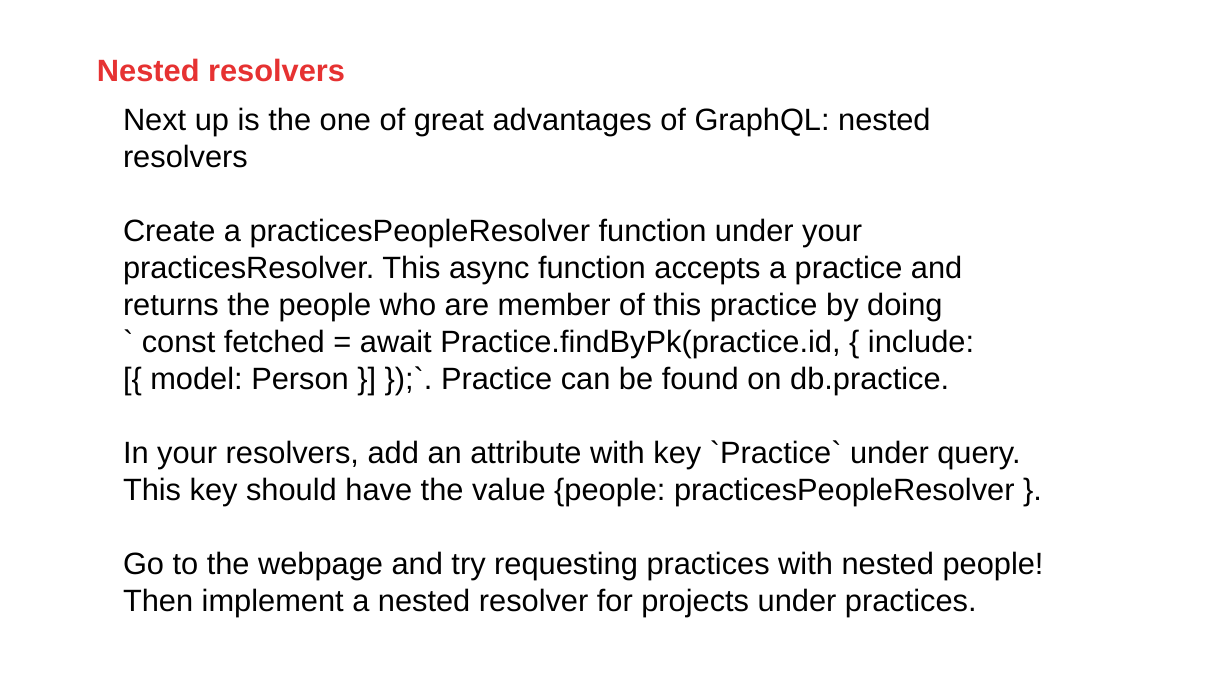
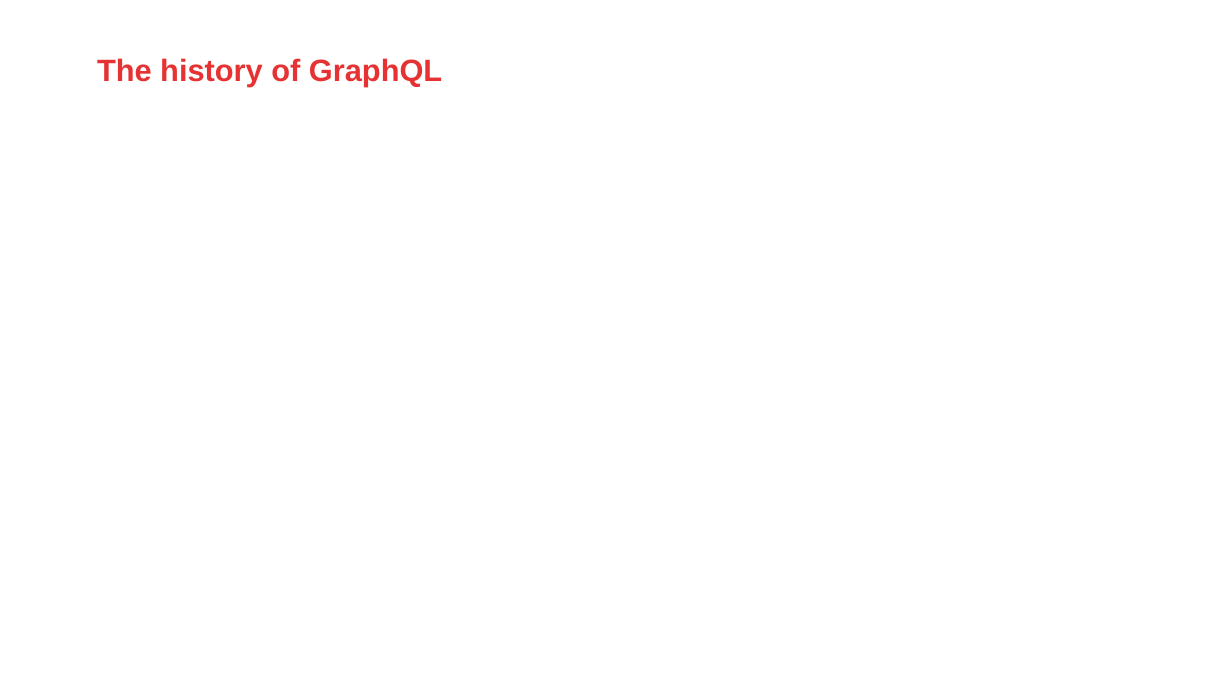
Before and after one commit to AMIS-Services/sig-graphql, a slide deck: slide 2 of slides/graphq-slides.pptx (slide 7 before the commit). Drawn at 1232x693 pixels with LibreOffice and Linux fonts; fonts in the diff are those of the drawing; background and template pictures are left out. Boxes give left, top, right and bottom in pixels: in the first picture for what was removed or moved away, otherwise in the second. Text is boxed around its words. In the diff, an @@ line names an element or a change of style, - is before the commit and + after.

```diff
--- a/slides/graphq-slides.pptx
+++ b/slides/graphq-slides.pptx
@@ text at [97,58,442,87]: text changed @@
-Nested resolvers
+The history of GraphQL
@@ text removed at [123,107,1044,616] @@
-Next up is the one of great advantages of GraphQL: nested resolvers
-Create a practicesPeopleResolver function under your practicesResolver. This async function accepts a practice and returns the people who are member of this practice by doing
-` const fetched = await Practice.findByPk(practice.id, { include: [{ model: Person }] });`. Practice can be found on db.practice.
-In your resolvers, add an attribute with key `Practice` under query. This key should have the value {people: practicesPeopleResolver }.
-Go to the webpage and try requesting practices with nested people!
-Then implement a nested resolver for projects under practices.
```
Also in this commit, not shown: 5 other slides changed, 2 slides added, 1 other file.
